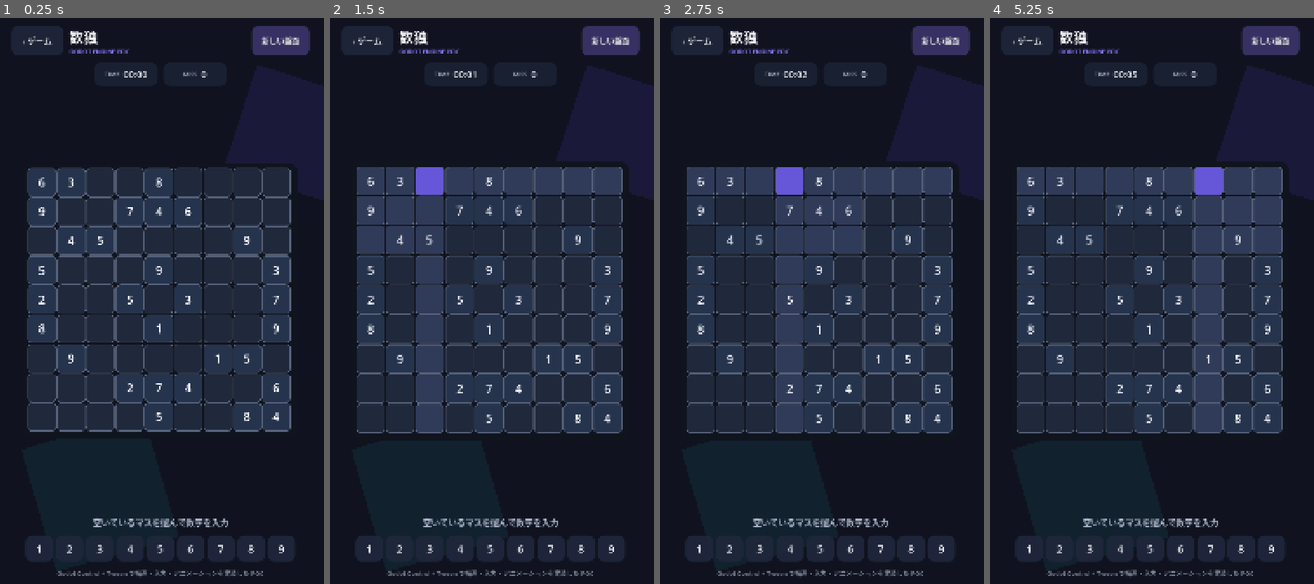
Above: before the commit, frames 1-4 (left to right).
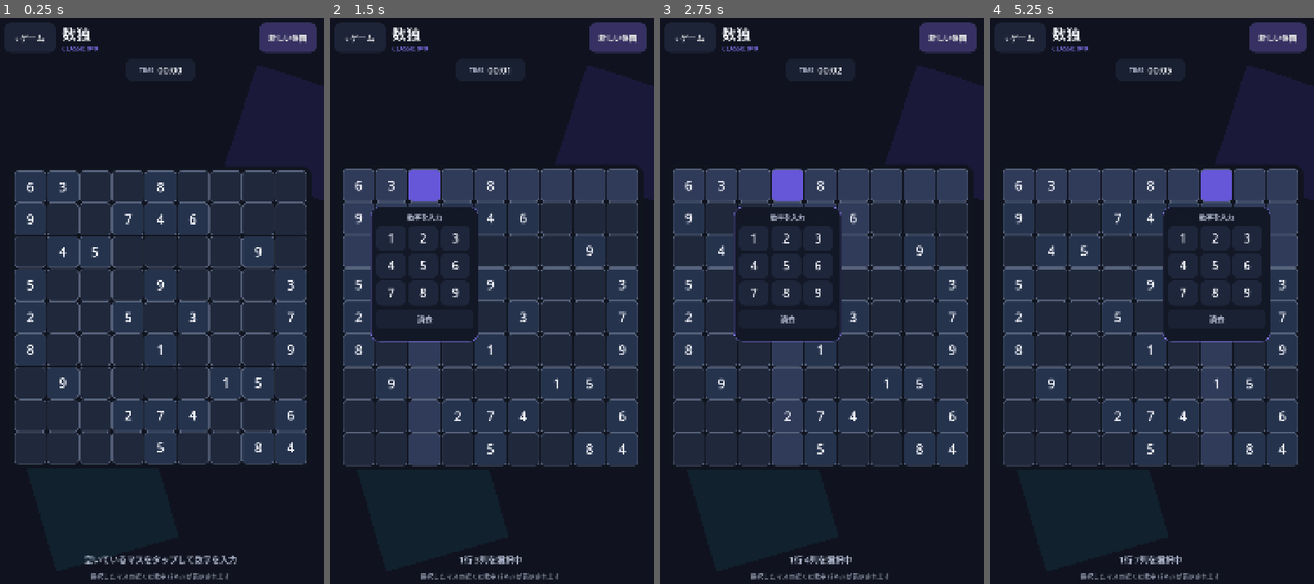
Above: after the commit, the same moments.

Repository: sterashima78/android-app
Game: Godot game, scene res://sudoku.tscn
Same seed, same stepped clock (60 frames per second), same inputs: the game is played once before the commit and once after it.
Inputs (mouse positions are in pixels of both pictures, inside the frame that each line leads up to):
- Up to frame 1 (0.25 s): no input
- Up to frame 2 (1.5 s): click (430, 182) at 0.52 s; click (423, 187) at 1.27 s
- Up to frame 3 (2.75 s): click (789, 182) at 2.02 s
- Up to frame 4 (5.25 s): click (1116, 187) at 2.77 s; click (1177, 182) at 3.52 s; click (1184, 187) at 4.27 s; click (1207, 182) at 5.02 s

The runs differ from the first frame. In frame 1, 22% of the frame differs, in the area x 1-98%, y 0-100%; in frame 2, 25%; in frame 3, 25%; in frame 4, 25%.

Commit message:
rebase: update Godot Sudoku branch to latest main

Diff:
--- a/feature/game/ui/src/main/assets/project.godot
+++ b/feature/game/ui/src/main/assets/project.godot
@@ -1,5 +1,5 @@
 ; Engine configuration file.
-; Godot Sudoku proof of concept embedded in Mosaic.
+; Godot Sudoku embedded in Mosaic.
 config_version=5
 
 [application]
--- a/feature/game/ui/src/main/assets/sudoku.gd
+++ b/feature/game/ui/src/main/assets/sudoku.gd
@@ -31,7 +31,7 @@
 const COLOR_RELATED = Color("303b59")
 const COLOR_ACCENT = Color("8b7cff")
 const COLOR_SUCCESS = Color("62d6a5")
-const COLOR_ERROR = Color("ff738a")
+const COLOR_CORAL = Color("ff738a")
 const COLOR_TEXT = Color("f5f6fb")
 const COLOR_MUTED = Color("aeb7cc")
 const COLOR_GRID = Color("58647d")
@@ -41,7 +41,6 @@
 var values = []
 var cells = []
 var selected_index := -1
-var mistakes := 0
 var elapsed_seconds := 0.0
 var completed := false
 var rng := RandomNumberGenerator.new()
@@ -49,8 +48,8 @@
 var board_panel: PanelContainer
 var grid: GridContainer
 var timer_label: Label
-var mistake_label: Label
 var status_label: Label
+var number_panel: PanelContainer
 var completion_layer: Control
 var completion_card: PanelContainer
 var completion_message_label: Label
@@ -77,16 +76,16 @@
 
 	var safe = MarginContainer.new()
 	safe.set_anchors_and_offsets_preset(Control.PRESET_FULL_RECT)
-	safe.add_theme_constant_override("margin_left", 48)
-	safe.add_theme_constant_override("margin_right", 48)
-	safe.add_theme_constant_override("margin_top", 52)
-	safe.add_theme_constant_override("margin_bottom", 46)
+	safe.add_theme_constant_override("margin_left", 24)
+	safe.add_theme_constant_override("margin_right", 24)
+	safe.add_theme_constant_override("margin_top", 42)
+	safe.add_theme_constant_override("margin_bottom", 36)
 	add_child(safe)
 
 	var content = VBoxContainer.new()
 	content.size_flags_horizontal = Control.SIZE_EXPAND_FILL
 	content.size_flags_vertical = Control.SIZE_EXPAND_FILL
-	content.add_theme_constant_override("separation", 22)
+	content.add_theme_constant_override("separation", 18)
 	safe.add_child(content)
 
 	content.add_child(_build_header())
@@ -100,21 +99,20 @@
 	board_center.add_child(board_panel)
 
 	status_label = Label.new()
-	status_label.text = "空いているマスを選んで数字を入力"
+	status_label.text = "空いているマスをタップして数字を入力"
 	status_label.horizontal_alignment = HORIZONTAL_ALIGNMENT_CENTER
 	status_label.add_theme_font_size_override("font_size", 28)
 	status_label.add_theme_color_override("font_color", COLOR_MUTED)
 	content.add_child(status_label)
 
-	content.add_child(_build_number_pad())
-
 	var footer = Label.new()
-	footer.text = "Godot Control + Tween で描画・入力・アニメーションを実装した POC"
+	footer.text = "選択したマスの近くに数字パネルが表示されます"
 	footer.horizontal_alignment = HORIZONTAL_ALIGNMENT_CENTER
 	footer.add_theme_font_size_override("font_size", 21)
 	footer.add_theme_color_override("font_color", Color(COLOR_MUTED.r, COLOR_MUTED.g, COLOR_MUTED.b, 0.72))
 	content.add_child(footer)
 
+	_build_number_panel()
 	_build_completion_layer()
 
 func _build_header():
@@ -140,7 +138,7 @@
 	title.add_theme_color_override("font_color", COLOR_TEXT)
 	titles.add_child(title)
 	var subtitle = Label.new()
-	subtitle.text = "GODOT ENGINE POC"
+	subtitle.text = "CLASSIC 9×9"
 	subtitle.add_theme_font_size_override("font_size", 20)
 	subtitle.add_theme_color_override("font_color", COLOR_ACCENT)
 	titles.add_child(subtitle)
@@ -160,22 +158,15 @@
 func _build_stats():
 	var row = HBoxContainer.new()
 	row.alignment = BoxContainer.ALIGNMENT_CENTER
-	row.add_theme_constant_override("separation", 18)
-
 	var timer_chip = _stat_chip("TIME")
 	timer_label = timer_chip.find_child("Value", true, false) as Label
 	timer_label.text = "00:00"
 	row.add_child(timer_chip)
-
-	var mistake_chip = _stat_chip("MISS")
-	mistake_label = mistake_chip.find_child("Value", true, false) as Label
-	mistake_label.text = "0"
-	row.add_child(mistake_chip)
 	return row
 
 func _stat_chip(caption: String):
 	var panel = PanelContainer.new()
-	panel.custom_minimum_size = Vector2(210, 78)
+	panel.custom_minimum_size = Vector2(230, 78)
 	panel.add_theme_stylebox_override("panel", _rounded_style(Color(0.10, 0.13, 0.20, 0.92), 24))
 	var row = HBoxContainer.new()
 	row.alignment = BoxContainer.ALIGNMENT_CENTER
@@ -195,7 +186,7 @@
 
 func _build_board():
 	var panel = PanelContainer.new()
-	panel.custom_minimum_size = Vector2(920, 920)
+	panel.custom_minimum_size = Vector2(1010, 1010)
 	var panel_style = _rounded_style(Color(0.065, 0.078, 0.12, 0.98), 34)
 	panel_style.content_margin_left = 16
 	panel_style.content_margin_right = 16
@@ -211,40 +202,79 @@
 
 	for i in range(81):
 		var button = Button.new()
-		button.custom_minimum_size = Vector2(95, 95)
+		button.custom_minimum_size = Vector2(106, 106)
 		button.focus_mode = Control.FOCUS_NONE
-		button.add_theme_font_size_override("font_size", 39)
+		button.add_theme_font_size_override("font_size", 43)
 		button.pressed.connect(_on_cell_pressed.bind(i))
 		grid.add_child(button)
 		cells.append(button)
 	return panel
 
-func _build_number_pad():
-	var center = CenterContainer.new()
-	center.size_flags_horizontal = Control.SIZE_EXPAND_FILL
-	var row = HBoxContainer.new()
-	row.alignment = BoxContainer.ALIGNMENT_CENTER
-	row.add_theme_constant_override("separation", 9)
-	center.add_child(row)
+func _build_number_panel():
+	number_panel = PanelContainer.new()
+	number_panel.custom_minimum_size = Vector2(356, 446)
+	number_panel.visible = false
+	number_panel.z_index = 20
+	var panel_style = _rounded_style(Color(0.075, 0.095, 0.15, 0.995), 30)
+	panel_style.border_color = Color(COLOR_ACCENT.r, COLOR_ACCENT.g, COLOR_ACCENT.b, 0.72)
+	panel_style.border_width_left = 2
+	panel_style.border_width_right = 2
+	panel_style.border_width_top = 2
+	panel_style.border_width_bottom = 2
+	panel_style.content_margin_left = 18
+	panel_style.content_margin_right = 18
+	panel_style.content_margin_top = 18
+	panel_style.content_margin_bottom = 18
+	number_panel.add_theme_stylebox_override("panel", panel_style)
+	add_child(number_panel)
+
+	var box = VBoxContainer.new()
+	box.add_theme_constant_override("separation", 12)
+	number_panel.add_child(box)
+
+	var hint = Label.new()
+	hint.text = "数字を入力"
+	hint.horizontal_alignment = HORIZONTAL_ALIGNMENT_CENTER
+	hint.add_theme_font_size_override("font_size", 23)
+	hint.add_theme_color_override("font_color", COLOR_MUTED)
+	box.add_child(hint)
+
+	var digits_grid = GridContainer.new()
+	digits_grid.columns = 3
+	digits_grid.add_theme_constant_override("h_separation", 8)
+	digits_grid.add_theme_constant_override("v_separation", 8)
+	box.add_child(digits_grid)
+
 	for number in range(1, 10):
 		var button = Button.new()
 		button.text = str(number)
-		button.custom_minimum_size = Vector2(91, 86)
+		button.custom_minimum_size = Vector2(98, 82)
 		button.focus_mode = Control.FOCUS_NONE
-		button.add_theme_font_size_override("font_size", 36)
+		button.add_theme_font_size_override("font_size", 38)
 		button.add_theme_color_override("font_color", COLOR_TEXT)
-		button.add_theme_stylebox_override("normal", _rounded_style(Color(0.12, 0.15, 0.23, 0.96), 22))
-		button.add_theme_stylebox_override("hover", _rounded_style(Color(0.18, 0.21, 0.33, 1.0), 22))
-		button.add_theme_stylebox_override("pressed", _rounded_style(COLOR_SELECTED, 22))
+		button.add_theme_stylebox_override("normal", _rounded_style(Color(0.12, 0.15, 0.23, 1.0), 20))
+		button.add_theme_stylebox_override("hover", _rounded_style(Color(0.18, 0.21, 0.33, 1.0), 20))
+		button.add_theme_stylebox_override("pressed", _rounded_style(COLOR_SELECTED, 20))
 		button.pressed.connect(_on_number_pressed.bind(number))
-		row.add_child(button)
-	return center
+		digits_grid.add_child(button)
+
+	var clear = Button.new()
+	clear.text = "消去"
+	clear.custom_minimum_size = Vector2(0, 66)
+	clear.focus_mode = Control.FOCUS_NONE
+	clear.add_theme_font_size_override("font_size", 25)
+	clear.add_theme_color_override("font_color", COLOR_MUTED)
+	clear.add_theme_stylebox_override("normal", _rounded_style(Color(0.10, 0.13, 0.20, 1.0), 18))
+	clear.add_theme_stylebox_override("pressed", _rounded_style(Color(0.17, 0.20, 0.30, 1.0), 18))
+	clear.pressed.connect(_on_clear_pressed)
+	box.add_child(clear)
 
 func _build_completion_layer():
 	completion_layer = Control.new()
 	completion_layer.set_anchors_and_offsets_preset(Control.PRESET_FULL_RECT)
 	completion_layer.mouse_filter = Control.MOUSE_FILTER_STOP
 	completion_layer.visible = false
+	completion_layer.z_index = 40
 	add_child(completion_layer)
 
 	var shade = ColorRect.new()
@@ -323,12 +353,11 @@
 		solution.append(digits[value - 1])
 	values = puzzle.duplicate()
 	selected_index = -1
-	mistakes = 0
 	elapsed_seconds = 0.0
 	completed = false
-	mistake_label.text = "0"
-	status_label.text = "空いているマスを選んで数字を入力"
+	status_label.text = "空いているマスをタップして数字を入力"
 	status_label.add_theme_color_override("font_color", COLOR_MUTED)
+	number_panel.visible = false
 	completion_layer.visible = false
 	_refresh_board()
 	if animated:
@@ -385,68 +414,94 @@
 		return
 	selected_index = index
 	_refresh_board()
+	status_label.text = "%d行 %d列を選択中" % [index / 9 + 1, index % 9 + 1]
+	status_label.add_theme_color_override("font_color", COLOR_MUTED)
 	var cell = cells[index]
 	cell.pivot_offset = cell.size * 0.5
 	var tween = create_tween()
 	tween.set_trans(Tween.TRANS_QUAD).set_ease(Tween.EASE_OUT)
-	tween.tween_property(cell, "scale", Vector2(1.06, 1.06), 0.08)
-	tween.tween_property(cell, "scale", Vector2.ONE, 0.12)
+	tween.tween_property(cell, "scale", Vector2(1.05, 1.05), 0.07)
+	tween.tween_property(cell, "scale", Vector2.ONE, 0.10)
+	_show_number_panel(index)
+
+func _show_number_panel(index: int):
+	number_panel.visible = true
+	number_panel.modulate = Color(1.0, 1.0, 1.0, 0.0)
+	number_panel.scale = Vector2(0.92, 0.92)
+	call_deferred("_position_number_panel", index)
+
+func _position_number_panel(index: int):
+	if not number_panel.visible or index != selected_index:
+		return
+	number_panel.reset_size()
+	var cell_rect = cells[index].get_global_rect()
+	var panel_size = number_panel.size
+	if panel_size.x <= 0.0 or panel_size.y <= 0.0:
+		panel_size = number_panel.custom_minimum_size
+	var viewport_size = get_viewport_rect().size
+	var edge_margin = 18.0
+	var gap = 18.0
+	var x = cell_rect.get_center().x - panel_size.x * 0.5
+	x = clamp(x, edge_margin, viewport_size.x - panel_size.x - edge_margin)
+	var below = cell_rect.end.y + gap
+	var above = cell_rect.position.y - panel_size.y - gap
+	var y = below
+	if below + panel_size.y > viewport_size.y - edge_margin:
+		y = above
+	y = clamp(y, edge_margin, viewport_size.y - panel_size.y - edge_margin)
+	number_panel.position = Vector2(x, y)
+	number_panel.pivot_offset = panel_size * 0.5
+	var tween = create_tween().set_parallel(true)
+	tween.set_trans(Tween.TRANS_BACK).set_ease(Tween.EASE_OUT)
+	tween.tween_property(number_panel, "scale", Vector2.ONE, 0.18)
+	tween.tween_property(number_panel, "modulate:a", 1.0, 0.12)
+
+func _hide_number_panel():
+	number_panel.visible = false
+	number_panel.scale = Vector2.ONE
+	number_panel.modulate = Color.WHITE
 
 func _on_number_pressed(number: int):
 	if selected_index < 0 or completed:
 		return
 	if puzzle[selected_index] != 0:
 		return
-	var current = selected_index
-	if solution[current] == number:
-		values[current] = number
-		selected_index = _find_next_empty(current)
+	values[selected_index] = number
+	_refresh_board()
+	_hide_number_panel()
+	_check_board_completion()
+
+func _on_clear_pressed():
+	if selected_index < 0 or completed:
+		return
+	if puzzle[selected_index] != 0:
+		return
+	values[selected_index] = 0
+	_refresh_board()
+	_hide_number_panel()
+	status_label.text = "数字を消去しました"
+	status_label.add_theme_color_override("font_color", COLOR_MUTED)
+
+func _check_board_completion():
+	for value in values:
+		if value == 0:
+			status_label.text = "入力しました。次のマスを選べます"
+			status_label.add_theme_color_override("font_color", COLOR_MUTED)
+			return
+	if _matches_solution():
+		completed = true
+		selected_index = -1
 		_refresh_board()
-		_animate_correct(cells[current])
-		status_label.text = "正解。次のマスへ"
-		status_label.add_theme_color_override("font_color", COLOR_SUCCESS)
-		if _is_complete():
-			completed = true
-			selected_index = -1
-			_refresh_board()
-			_show_completion()
+		_show_completion()
 	else:
-		mistakes += 1
-		mistake_label.text = str(mistakes)
-		status_label.text = "その数字ではありません"
-		status_label.add_theme_color_override("font_color", COLOR_ERROR)
-		_animate_error(cells[current])
-
-func _find_next_empty(from_index: int):
-	for step in range(1, 82):
-		var index = (from_index + step) % 81
-		if values[index] == 0:
-			return index
-	return -1
-
-func _is_complete():
+		status_label.text = "盤面はまだ完成していません。入力を見直してください"
+		status_label.add_theme_color_override("font_color", COLOR_MUTED)
+
+func _matches_solution():
 	for i in range(81):
 		if values[i] != solution[i]:
 			return false
 	return true
-
-func _animate_correct(cell: Control):
-	cell.pivot_offset = cell.size * 0.5
-	cell.scale = Vector2(0.72, 0.72)
-	cell.modulate = Color(0.62, 1.0, 0.82, 1.0)
-	var tween = create_tween().set_parallel(true)
-	tween.set_trans(Tween.TRANS_BACK).set_ease(Tween.EASE_OUT)
-	tween.tween_property(cell, "scale", Vector2.ONE, 0.34)
-	tween.tween_property(cell, "modulate", Color.WHITE, 0.30)
-
-func _animate_error(cell: Control):
-	cell.pivot_offset = cell.size * 0.5
-	var tween = create_tween()
-	tween.set_trans(Tween.TRANS_SINE).set_ease(Tween.EASE_IN_OUT)
-	tween.tween_property(cell, "rotation", deg_to_rad(4.0), 0.045)
-	tween.tween_property(cell, "rotation", deg_to_rad(-4.0), 0.07)
-	tween.tween_property(cell, "rotation", deg_to_rad(3.0), 0.06)
-	tween.tween_property(cell, "rotation", 0.0, 0.06)
 
 func _animate_new_board():
 	board_panel.pivot_offset = board_panel.size * 0.5
@@ -469,7 +524,7 @@
 
 func _show_completion():
 	completion_layer.visible = true
-	completion_message_label.text = "TIME %s   ·   MISS %d" % [_formatted_time(), mistakes]
+	completion_message_label.text = "TIME %s" % _formatted_time()
 	completion_card.pivot_offset = completion_card.size * 0.5
 	completion_card.scale = Vector2(0.72, 0.72)
 	completion_card.modulate = Color(1.0, 1.0, 1.0, 0.0)
@@ -480,7 +535,7 @@
 	_spawn_confetti()
 
 func _spawn_confetti():
-	var palette = [COLOR_ACCENT, COLOR_SUCCESS, Color("ffd166"), COLOR_ERROR, Color("62b8ff")]
+	var palette = [COLOR_ACCENT, COLOR_SUCCESS, Color("ffd166"), COLOR_CORAL, Color("62b8ff")]
 	for i in range(34):
 		var piece = ColorRect.new()
 		piece.mouse_filter = Control.MOUSE_FILTER_IGNORE
Not shown, changed: docs/adr/0080-game-section-and-sudoku.md
Not shown, changed: docs/adr/0085-sudoku-board-first-contextual-input.md
Not shown, changed: docs/adr/0088-offline-puzzle-game-expansion.md
Not shown, changed: docs/adr/0234-godot-sudoku-poc.md
Not shown, added: docs/adr/0238-promote-godot-sudoku.md
Not shown, changed: docs/architecture/README.md
Not shown, changed: docs/architecture/game.md
Not shown, changed: docs/spec.md
Not shown, removed: feature/game/domain/src/main/kotlin/dev/terashima/yomitorirss/feature/game/Sudoku.kt
Not shown, removed: feature/game/domain/src/test/kotlin/dev/terashima/yomitorirss/feature/game/SudokuTest.kt
Not shown, changed: feature/game/ui/src/main/kotlin/dev/terashima/yomitorirss/feature/game/GameRoute.kt
Not shown, changed: feature/game/ui/src/main/kotlin/dev/terashima/yomitorirss/feature/game/GodotSudokuActivity.kt
(and 2 more such lines)
